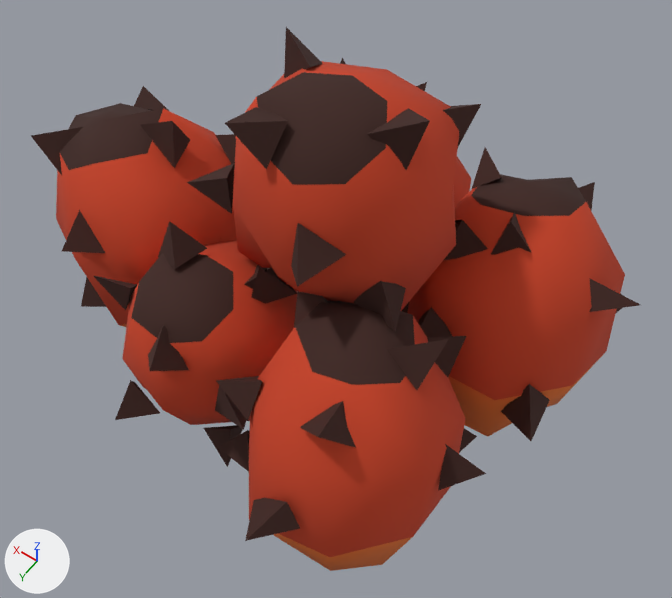
The glTF model game/assets/models/tumpukan_tbs.glb: old version first, new version second.
Camera for both pictures: a 50 mm lens placed at (-0.725, 0.921, 1.697), pointed at (-0.106, 0.053, 0.333). Arrows for +X, +Y and +Z are at lower left; the lights stay in place. The picture after the commit comes second. Where no turn or scale is listed for an object, it has been applied to the vertices. Vertices at exactly the same position are counted once.

The first picture shows 'tumpukan_tbs_mesh'.
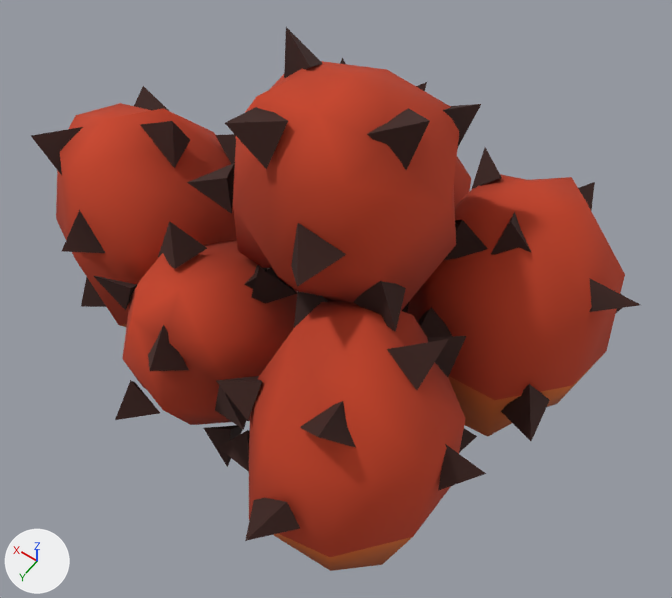
Edits to the bpy script that builds the scene:
```text
Change mat_m_fruit:
    where n0 = _N.new('ShaderNodeBsdfPrincipled'); n0.name = 'Principled BSDF'
    remove n0.inputs[0].default_value = (0.584, 0.0513, 0.0137, 1.0)  # 'Base Color', red #c9401f
    add n2 = _N.new('ShaderNodeMix'); n2.name = 'Mix'
    add n2.data_type = 'RGBA'
    add n2.blend_type = 'MULTIPLY'
    add n2.inputs[0].default_value = 1.0  # 'Factor'
    add n2.inputs[7].default_value = (0.584, 0.0513, 0.0137, 1.0)  # 'B', red #c9401f
    add n3 = _N.new('ShaderNodeVertexColor'); n3.name = 'Color Attribute'
    add _L.new(n2.outputs[2], n0.inputs[0])  # 'Result' to 'Base Color'
    add _L.new(n3.outputs[0], n2.inputs[6])  # 'Color' to 'A'
Change mat_m_fruitorange:
    where n0 = _N.new('ShaderNodeBsdfPrincipled'); n0.name = 'Principled BSDF'
    remove n0.inputs[0].default_value = (0.768, 0.162, 0.0252, 1.0)  # 'Base Color', orange #e3702c
    add n2 = _N.new('ShaderNodeMix'); n2.name = 'Mix'
    add n2.data_type = 'RGBA'
    add n2.blend_type = 'MULTIPLY'
    add n2.inputs[0].default_value = 1.0  # 'Factor'
    add n2.inputs[7].default_value = (0.768, 0.162, 0.0252, 1.0)  # 'B', orange #e3702c
    add n3 = _N.new('ShaderNodeVertexColor'); n3.name = 'Color Attribute'
    add _L.new(n2.outputs[2], n0.inputs[0])  # 'Result' to 'Base Color'
    add _L.new(n3.outputs[0], n2.inputs[6])  # 'Color' to 'A'
Change mat_m_fruitdark:
    where n0 = _N.new('ShaderNodeBsdfPrincipled'); n0.name = 'Principled BSDF'
    remove n0.inputs[0].default_value = (0.0437, 0.0123, 0.00802, 1.0)  # 'Base Color', dark red #3b1d16
    add n2 = _N.new('ShaderNodeMix'); n2.name = 'Mix'
    add n2.data_type = 'RGBA'
    add n2.blend_type = 'MULTIPLY'
    add n2.inputs[0].default_value = 1.0  # 'Factor'
    add n2.inputs[7].default_value = (0.0437, 0.0123, 0.00802, 1.0)  # 'B', dark red #3b1d16
    add n3 = _N.new('ShaderNodeVertexColor'); n3.name = 'Color Attribute'
    add _L.new(n2.outputs[2], n0.inputs[0])  # 'Result' to 'Base Color'
    add _L.new(n3.outputs[0], n2.inputs[6])  # 'Color' to 'A'
Change me_tumpukan_tbs_mesh:
    where me_tumpukan_tbs_mesh.from_pydata(...)  # 444 vertices, 564 faces; spans x -0.583..0.583, y -0.508..0.508, z 0.0..0.83
    used by ob_tumpukan_tbs_mesh; location = (0.0, 0.0, 0.0)
    me_tumpukan_tbs_mesh part 1: 48 faces spanning x -0.414..0.504, y -0.341..0.349, z 0.412..0.819 switch from mat_m_fruitdark (dark red #3b1d16) to mat_m_fruit
```

What differs and where, as boxes [x1, y1, x2, y2] in the pictures (672 x 598 px):
'tumpukan_tbs_mesh', recoloured, surface changed: [56, 68, 589, 571] in both
part 1 of me_tumpukan_tbs_mesh, recoloured (dark red to red): [60, 72, 586, 385] in both
